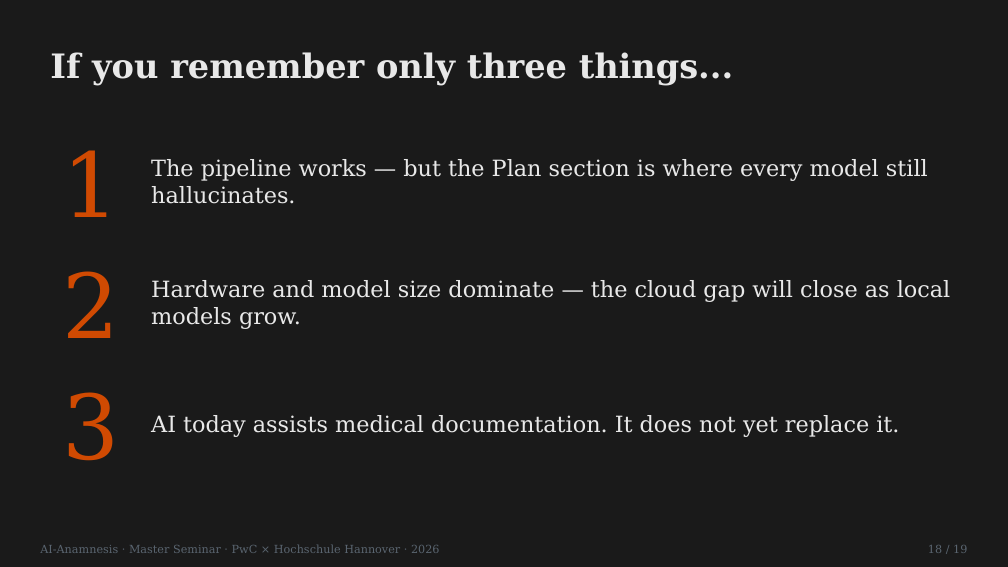
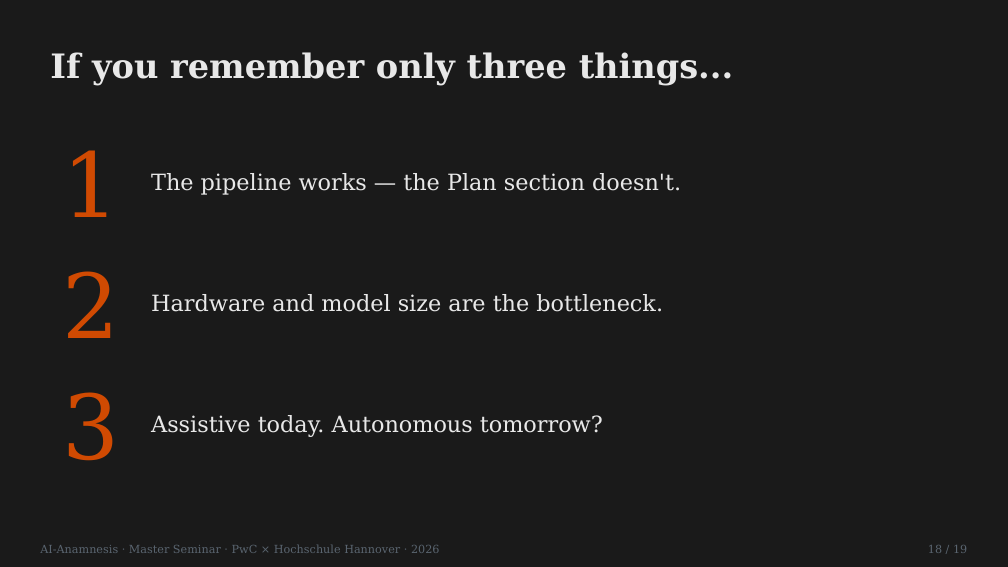
Before and after one commit to LeonardNid/Seminar_Anamnese, a slide deck: slide 19 of AI_Anamnesis.pptx. Drawn at 1008x567 pixels with LibreOffice and Linux fonts; fonts in the diff are those of the drawing. Boxes give left, top, right and bottom in pixels: in the first picture for what was removed or moved away, otherwise in the second. Text is boxed around its words. In the diff, an @@ line names an element or a change of style, - is before the commit and + after.

```diff
--- a/AI_Anamnesis.pptx
+++ b/AI_Anamnesis.pptx
@@ text at (151,173,681,195): text changed @@
-The pipeline works — but the Plan section is where every model still hallucinates.
+The pipeline works — the Plan section doesn't.
@@ text at (151,294,663,312): text changed @@
-Hardware and model size dominate — the cloud gap will close as local models grow.
+Hardware and model size are the bottleneck.
@@ text at (151,415,603,437): text changed @@
-AI today assists medical documentation. It does not yet replace it.
+Assistive today. Autonomous tomorrow?
```
Also in this commit, not shown: 1 other slide changed, 5 other files.
